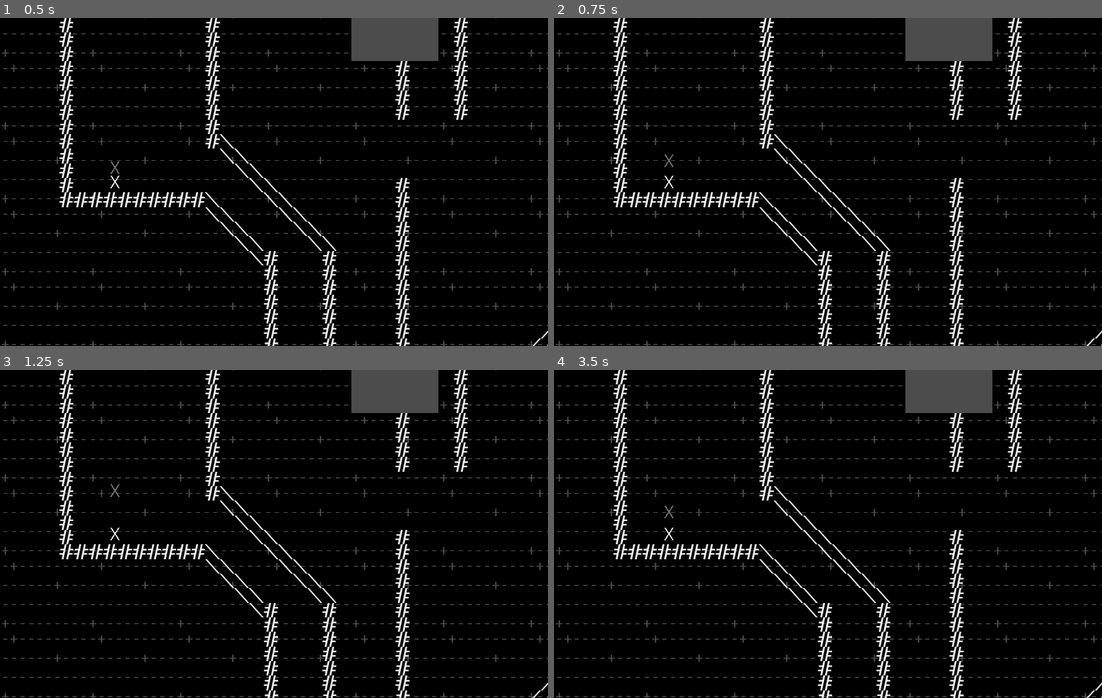
Above: before the commit, frames 1-4 (two rows, left to right).
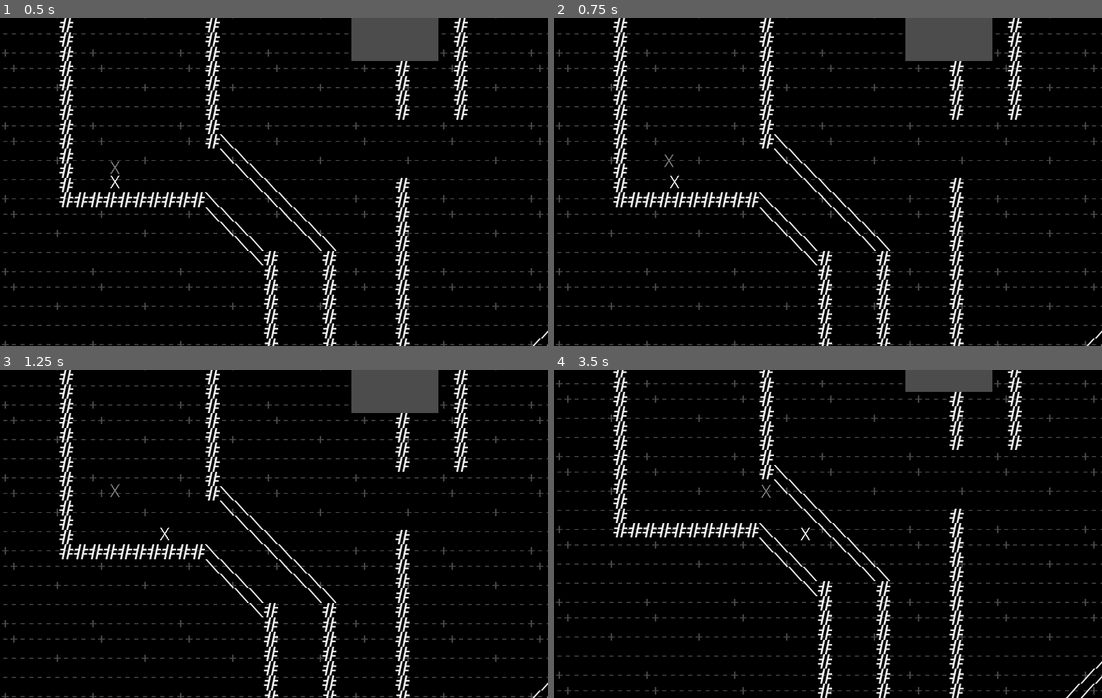
Above: after the commit, the same moments.

Repository: INeedAUniqueUsername/CaveX
Game: Godot game, scene res://stage.tscn
Two runs of this game, one before a commit and one after it. Both use one fixed random seed, a clock stepped at 60 frames per second and the inputs below.
Inputs:
- Up to frame 1 (0.5 s): no input
- Up to frame 2 (0.75 s): hold Right (ui_right) from 0.53 s (still down); hold Space (shoot) from 0.53 s (still down)
- Up to frame 3 (1.25 s): keep holding Right (ui_right); keep holding Space (shoot)
- Up to frame 4 (3.5 s): release Right (ui_right) at 1.28 s; release Space (shoot) at 1.28 s; hold Down (ui_down) 1.28-2.03 s; tap Space (shoot) at 1.35, 2.85 s; tap Enter at 2 s; hold Right (ui_right) 2.03-2.78 s; hold Space (shoot) 2.03-2.78 s; hold Up (ui_up) from 2.78 s (still down)

Frame 1 is identical in both runs. In frame 2, less than 0.1% of the frame differs, in the area x 20-23%, y 47-53%; in frame 3, less than 0.1%; in frame 4, 15%, in the area x 0-100%, y 0-100%.
Error before the commit: Invalid get index 'position' (on base: 'null instance'). (res://player.gd:116)
Error after the commit: Invalid get index 'position' (on base: 'null instance'). (res://player.gd:122)

Commit message:
Make the bullet rain less dense

Diff:
--- a/player.gd
+++ b/player.gd
@@ -58,6 +58,10 @@
 var boost_fuel_max = 120;
 var boosting_time = 0;
 
+var shoot_cooldown = 0;
+
+const MAX_SHOOT_COOLDOWN = 10;
+
 # Use _input to toggle shooting mode
 # So that we don't need to query it every time
 func _input(event):
@@ -112,15 +116,17 @@
 	# A good idea when implementing characters of all kinds,
 	# compensates for physics imprecision, as well as human reaction delay.
 	if shooting:
-		var bullet_middle = bullet.instance()
-		bullet_middle.position = position + $bullet_shoot.position * Vector2(-1.0 if move_left else 1.0 if move_right else 0.0, 1.0 if boost_down else -1.0 if boost_up else 0.0)
-		bullet_middle.linear_velocity = Vector2(-1000 if move_left else 1000 if move_right else 0, 3000 if boost_down else -3000 if boost_up else 0)
-		add_collision_exception_with(bullet_middle)
-		get_parent().call_deferred("add_child", bullet_middle)
-		#$sprite/smoke.restart()
-		#$sound_shoot.play()
-	else:
-		shoot_time += step
+		if shoot_cooldown <= 0:
+			shoot_cooldown = MAX_SHOOT_COOLDOWN
+			var bullet_middle = bullet.instance()
+			bullet_middle.position = position + $bullet_shoot.position * Vector2(-1.0 if move_left else 1.0 if move_right else 0.0, 1.0 if boost_down else -1.0 if boost_up else 0.0)
+			bullet_middle.linear_velocity = Vector2(-1000 if move_left else 1000 if move_right else 0, 3000 if boost_down else -3000 if boost_up else 0)
+			add_collision_exception_with(bullet_middle)
+			get_parent().call_deferred("add_child", bullet_middle)
+			#$sprite/smoke.restart()
+			#$sound_shoot.play()
+		else:
+			shoot_cooldown -= 1
 
 	if found_floor:
 		airborne_time = 0.0
